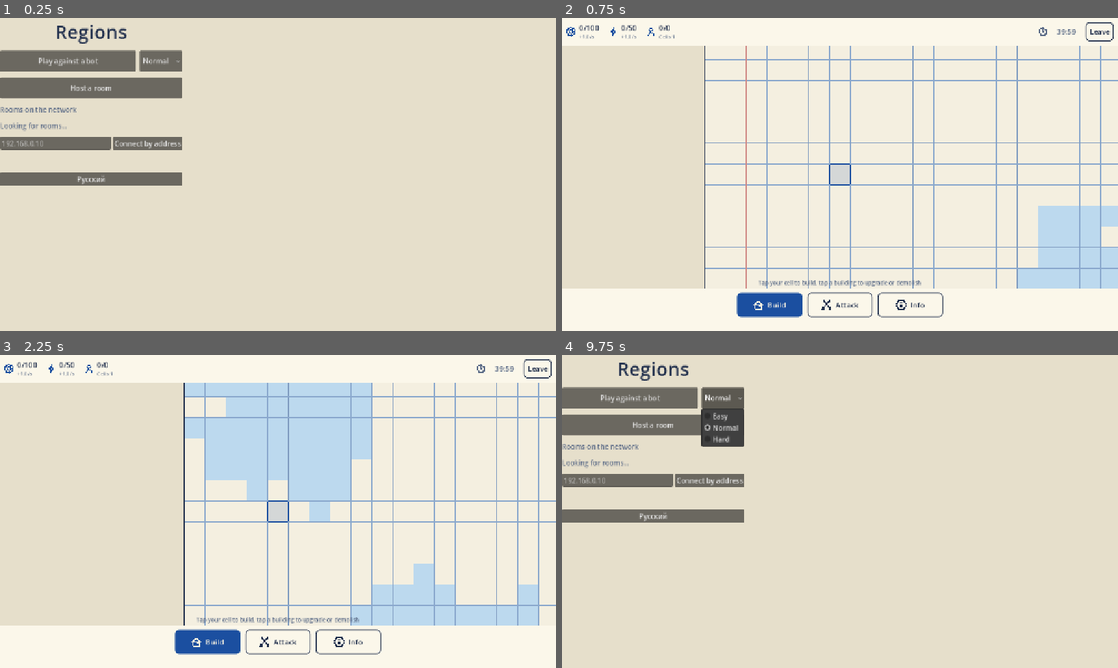
Above: before the commit, frames 1-4 (two rows, left to right).
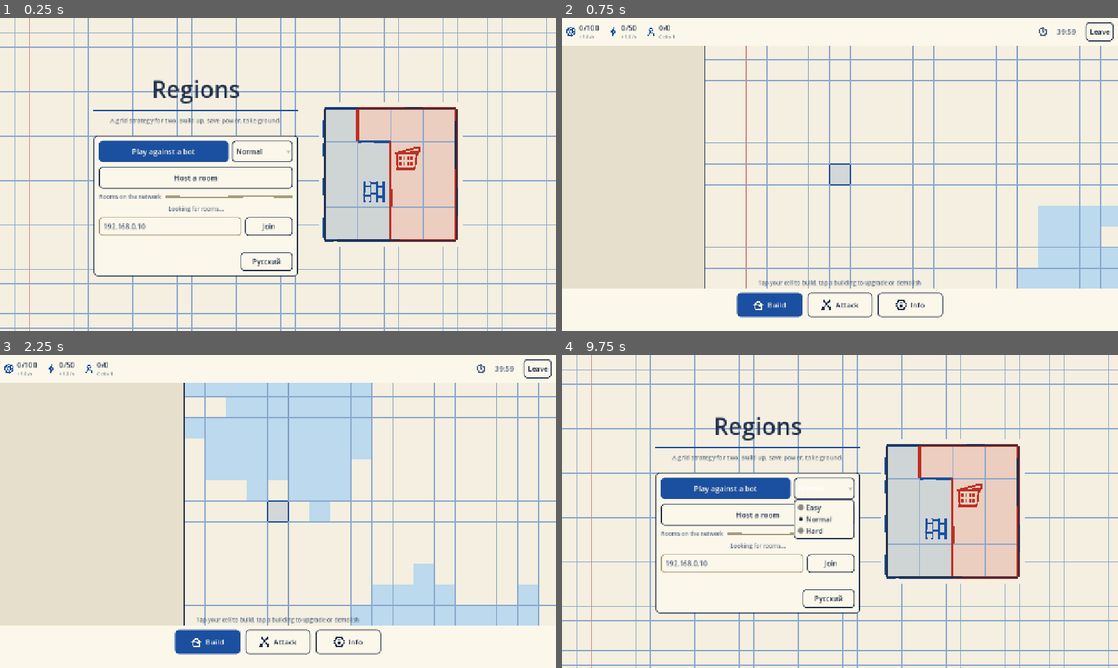
Above: after the commit, the same moments.

Repository: MatyanKass/regions-game
Game: Godot game, scene res://src/ui/main.tscn
Same seed, same stepped clock (60 frames per second), same inputs: the game is played once before the commit and once after it.
Inputs (mouse positions are in pixels of both pictures, inside the frame that each line leads up to):
- Up to frame 1 (0.25 s): no input
- Up to frame 2 (0.75 s): click "Play against a bot" at 0.5 s
- Up to frame 3 (2.25 s): click "Leave" at 1.25 s; click "Play against a bot" at 2 s
- Up to frame 4 (9.75 s): click (767, 642) at 2.77 s; click (840, 642) at 3.52 s; click (912, 642) at 4.27 s; click "Leave" at 5 s; click "Play against a bot" at 5.75 s; click (767, 642) at 6.52 s; click (840, 642) at 7.27 s; click (912, 642) at 8.02 s; click "Leave" at 8.75 s; click "Normal" at 9.5 s

The runs differ from the first frame. In frame 1, 30% of the frame differs, in the area x 0-100%, y 0-100%; in frame 2, less than 0.1%; in frame 3, less than 0.1%; in frame 4, 30%.

Commit message:
The lobby redrawn, and enough music to stop it repeating
The lobby was the engine's default theme piled into the top left corner. The cause
was structural: a Control whose parent is a plain Node has no rectangle to anchor
against, so it collapsed to its minimum size at the origin. It is a CanvasLayer now,
laid out on the same squared paper as the match, with the buttons, dropdown and
text field all wearing the paper styling instead of the engine's dark default, and
the game's own board art filling the half of the screen that was empty.

Ten more CC0 tracks, seven calm and six tense in total, re-encoded from WAV where
the source shipped that way so the download does not balloon. A track is never
picked twice in a row: with a dozen of them, a repeat is the one thing a player
notices.

Also stops the screenshot tool's synthetic tap from firing on the lobby, where it
was pressing whichever button happened to sit in the middle of the screen.

40 tests, lockstep verified.

Diff:
--- a/src/ui/i18n.gd
+++ b/src/ui/i18n.gd
@@ -8,6 +8,8 @@
 const STRINGS := {
 	"app_title": {"ru": "Regions", "en": "Regions"},
 	"host_game": {"ru": "Создать комнату", "en": "Host a room"},
+	"tagline": {"ru": "Клеточная стратегия на двоих. Строй, копи силу, забирай клетки.",
+		"en": "A grid strategy for two. Build up, save power, take ground."},
 	"rooms": {"ru": "Комнаты в сети", "en": "Rooms on the network"},
 	"searching": {"ru": "Идёт поиск комнат…", "en": "Looking for rooms…"},
 	"no_rooms": {"ru": "Комнат не найдено", "en": "No rooms found"},
--- a/src/ui/lobby_screen.gd
+++ b/src/ui/lobby_screen.gd
@@ -1,92 +1,52 @@
-# The lobby: host a room, or pick one of the rooms shouting on the local network.
-# Typing an address stays available because some networks drop broadcast traffic.
+# The lobby: play the bot, host a room, or join one of the rooms shouting on the local
+# network. Typing an address stays available because some networks drop broadcast
+# traffic.
+#
+# A CanvasLayer rather than a plain Control: a Control whose parent is an ordinary Node
+# has no rectangle to anchor against, which is how this screen previously ended up piled
+# into the top left corner at its minimum size.
 class_name LobbyScreen
-extends Control
+extends CanvasLayer
 
 # The chosen difficulty survives a language switch, which rebuilds this screen.
 static var bot_level: int = BotPlayer.Level.NORMAL
+
+const CARD_WIDTH := 470
+const WIDE_ENOUGH := 980   # below this the decorative board is dropped
 
 var _status: Label
 var _rooms_box: VBoxContainer
 var _address: LineEdit
-var _language_button: Button
 var _level_button: OptionButton
 
 func _ready() -> void:
-	set_anchors_preset(Control.PRESET_FULL_RECT)
-
-	var background := ColorRect.new()
-	background.color = Ink.PAPER
-	background.set_anchors_preset(Control.PRESET_FULL_RECT)
-	background.mouse_filter = Control.MOUSE_FILTER_IGNORE
-	add_child(background)
-
-	var centre := VBoxContainer.new()
-	centre.set_anchors_preset(Control.PRESET_CENTER)
-	centre.add_theme_constant_override("separation", 14)
-	centre.custom_minimum_size = Vector2(420, 0)
-	add_child(centre)
-
-	var title := Label.new()
-	title.text = I18n.t("app_title")
-	title.horizontal_alignment = HORIZONTAL_ALIGNMENT_CENTER
-	title.add_theme_font_size_override("font_size", 44)
-	title.add_theme_color_override("font_color", Ink.INK)
-	centre.add_child(title)
-
-	# Practice comes first: it is the one thing a player alone with the phone can do.
-	var practice_row := HBoxContainer.new()
-	practice_row.add_theme_constant_override("separation", 8)
-	var practice_button := Button.new()
-	practice_button.text = I18n.t("practice")
-	practice_button.custom_minimum_size.y = 48
-	practice_button.size_flags_horizontal = Control.SIZE_EXPAND_FILL
-	practice_button.pressed.connect(_on_practice)
-	practice_row.add_child(practice_button)
-	_level_button = OptionButton.new()
-	_level_button.tooltip_text = I18n.t("difficulty")
-	for level in [BotPlayer.Level.EASY, BotPlayer.Level.NORMAL, BotPlayer.Level.HARD]:
-		_level_button.add_item(I18n.bot_level_name(level), level)
-	_level_button.select(_level_button.get_item_index(bot_level))
-	_level_button.item_selected.connect(func(index: int): bot_level = _level_button.get_item_id(index))
-	practice_row.add_child(_level_button)
-	centre.add_child(practice_row)
-
-	var host_button := Button.new()
-	host_button.text = I18n.t("host_game")
-	host_button.custom_minimum_size.y = 48
-	host_button.pressed.connect(_on_host)
-	centre.add_child(host_button)
-
-	var rooms_title := Label.new()
-	rooms_title.text = I18n.t("rooms")
-	rooms_title.add_theme_color_override("font_color", Ink.INK_SOFT)
-	centre.add_child(rooms_title)
-
-	_rooms_box = VBoxContainer.new()
-	_rooms_box.add_theme_constant_override("separation", 6)
-	centre.add_child(_rooms_box)
-
-	var manual := HBoxContainer.new()
-	_address = LineEdit.new()
-	_address.placeholder_text = "192.168.0.10"
-	_address.size_flags_horizontal = Control.SIZE_EXPAND_FILL
-	manual.add_child(_address)
-	var join := Button.new()
-	join.text = I18n.t("join_by_ip")
-	join.pressed.connect(func(): _join(_address.text.strip_edges()))
-	manual.add_child(join)
-	centre.add_child(manual)
-
-	_status = Label.new()
-	_status.horizontal_alignment = HORIZONTAL_ALIGNMENT_CENTER
-	_status.add_theme_color_override("font_color", Ink.INK_SOFT)
-	centre.add_child(_status)
-
-	_language_button = Button.new()
-	_language_button.text = I18n.t("language")
-	_language_button.pressed.connect(_on_language)
-	centre.add_child(_language_button)
+	var paper := UiKit.Paper.new()
+	paper.set_anchors_preset(Control.PRESET_FULL_RECT)
+	paper.mouse_filter = Control.MOUSE_FILTER_IGNORE
+	add_child(paper)
+
+	var frame := MarginContainer.new()
+	frame.set_anchors_preset(Control.PRESET_FULL_RECT)
+	for side in ["left", "right", "top", "bottom"]:
+		frame.add_theme_constant_override("margin_" + side, 28)
+	add_child(frame)
+
+	var columns := HBoxContainer.new()
+	columns.alignment = BoxContainer.ALIGNMENT_CENTER
+	columns.add_theme_constant_override("separation", 48)
+	frame.add_child(columns)
+
+	columns.add_child(_menu_column())
+
+	# The board on the right is the game's own icon art, blown up. It fills what was an
+	# empty half of the screen with something that says what the game is.
+	if get_viewport().get_visible_rect().size.x >= WIDE_ENOUGH:
+		var art := IconArt.new()
+		art.custom_minimum_size = Vector2(330, 330)
+		art.transparent = false
+		art.inset = 0.04
+		art.size_flags_vertical = Control.SIZE_SHRINK_CENTER
+		columns.add_child(art)
 
 	Net.rooms_changed.connect(_refresh_rooms)
 	Net.lobby_status.connect(func(text: String): _status.text = text)
@@ -95,6 +55,123 @@
 	Net.browse_rooms()
 	_refresh_rooms()
 
+func _menu_column() -> Control:
+	var column := VBoxContainer.new()
+	column.custom_minimum_size = Vector2(CARD_WIDTH, 0)
+	column.size_flags_vertical = Control.SIZE_SHRINK_CENTER
+	column.add_theme_constant_override("separation", 4)
+
+	var title := UiKit.heading(I18n.t("app_title"), 54)
+	title.horizontal_alignment = HORIZONTAL_ALIGNMENT_CENTER
+	column.add_child(title)
+
+	var underline := UiKit.Underline.new()
+	underline.custom_minimum_size = Vector2(0, 18)
+	underline.colour = Ink.PENS[0]
+	column.add_child(underline)
+
+	var subtitle := UiKit.body(I18n.t("tagline"), 14, Ink.INK_SOFT)
+	subtitle.horizontal_alignment = HORIZONTAL_ALIGNMENT_CENTER
+	subtitle.autowrap_mode = TextServer.AUTOWRAP_WORD_SMART
+	column.add_child(subtitle)
+
+	var spacer := Control.new()
+	spacer.custom_minimum_size = Vector2(0, 16)
+	column.add_child(spacer)
+
+	var card := PanelContainer.new()
+	UiKit.panel(card)
+	column.add_child(card)
+	card.add_child(_card_contents())
+	return column
+
+func _card_contents() -> Control:
+	var box := VBoxContainer.new()
+	box.add_theme_constant_override("separation", 10)
+
+	# Practice comes first: it is the one thing a player alone with a phone can do.
+	var practice_row := HBoxContainer.new()
+	practice_row.add_theme_constant_override("separation", 8)
+	var practice := _big_button(I18n.t("practice"), Ink.PENS[0], true)
+	practice.size_flags_horizontal = Control.SIZE_EXPAND_FILL
+	practice.pressed.connect(_on_practice)
+	practice_row.add_child(practice)
+
+	_level_button = OptionButton.new()
+	_level_button.custom_minimum_size = Vector2(140, 50)
+	_level_button.tooltip_text = I18n.t("difficulty")
+	for level in [BotPlayer.Level.EASY, BotPlayer.Level.NORMAL, BotPlayer.Level.HARD]:
+		_level_button.add_item(I18n.bot_level_name(level), level)
+	_level_button.select(_level_button.get_item_index(bot_level))
+	_level_button.item_selected.connect(func(index: int): bot_level = _level_button.get_item_id(index))
+	UiKit.option(_level_button)
+	practice_row.add_child(_level_button)
+	box.add_child(practice_row)
+
+	var host := _big_button(I18n.t("host_game"))
+	host.pressed.connect(_on_host)
+	box.add_child(host)
+
+	box.add_child(_divider(I18n.t("rooms")))
+
+	_rooms_box = VBoxContainer.new()
+	_rooms_box.add_theme_constant_override("separation", 6)
+	box.add_child(_rooms_box)
+
+	var manual := HBoxContainer.new()
+	manual.add_theme_constant_override("separation", 8)
+	_address = LineEdit.new()
+	_address.placeholder_text = "192.168.0.10"
+	_address.custom_minimum_size.y = 42
+	_address.size_flags_horizontal = Control.SIZE_EXPAND_FILL
+	UiKit.line_edit(_address)
+	_address.text_submitted.connect(func(text: String): _join(text.strip_edges()))
+	manual.add_child(_address)
+	var join := Button.new()
+	join.text = I18n.t("join")
+	join.custom_minimum_size = Vector2(110, 42)
+	UiKit.button(join)
+	join.pressed.connect(func(): _join(_address.text.strip_edges()))
+	manual.add_child(join)
+	box.add_child(manual)
+
+	_status = UiKit.body("", 13, Ink.INK_SOFT)
+	_status.horizontal_alignment = HORIZONTAL_ALIGNMENT_CENTER
+	box.add_child(_status)
+
+	var footer := HBoxContainer.new()
+	footer.alignment = BoxContainer.ALIGNMENT_END
+	var language := Button.new()
+	language.text = I18n.t("language")
+	language.custom_minimum_size = Vector2(120, 34)
+	UiKit.button(language)
+	language.pressed.connect(_on_language)
+	footer.add_child(language)
+	box.add_child(footer)
+	return box
+
+func _big_button(text: String, accent: Color = Ink.INK, filled: bool = false) -> Button:
+	var button := Button.new()
+	button.text = text
+	button.custom_minimum_size.y = 50
+	button.add_theme_font_size_override("font_size", 17)
+	UiKit.button(button, accent, filled)
+	return button
+
+# A caption with a rule running off to the right: it separates the sections without
+# spending a whole line on a border.
+func _divider(text: String) -> Control:
+	var row := HBoxContainer.new()
+	row.add_theme_constant_override("separation", 10)
+	row.add_child(UiKit.body(text, 13, Ink.INK_SOFT))
+	var rule := UiKit.Underline.new()
+	rule.colour = Ink.SLOT_DARK
+	rule.custom_minimum_size = Vector2(0, 8)
+	rule.size_flags_horizontal = Control.SIZE_EXPAND_FILL
+	rule.size_flags_vertical = Control.SIZE_SHRINK_CENTER
+	row.add_child(rule)
+	return row
+
 func _on_practice() -> void:
 	Net.start_practice(bot_level)
 
@@ -115,19 +192,19 @@
 	for child in _rooms_box.get_children():
 		child.queue_free()
 	if Net.discovery.rooms.is_empty():
-		var empty := Label.new()
-		empty.text = I18n.t("searching")
-		empty.add_theme_color_override("font_color", Ink.INK_SOFT)
+		var empty := UiKit.body(I18n.t("searching"), 13, Ink.INK_SOFT)
+		empty.horizontal_alignment = HORIZONTAL_ALIGNMENT_CENTER
 		_rooms_box.add_child(empty)
 		return
-	# Sort by address so the list does not jump around between broadcasts.
+	# Sort by address so the list does not jump about between broadcasts.
 	var addresses := Net.discovery.rooms.keys()
 	addresses.sort()
 	for ip in addresses:
 		var room: Dictionary = Net.discovery.rooms[ip]
 		var button := Button.new()
-		button.text = "%s  -  %s" % [str(room["name"]), ip]
-		button.custom_minimum_size.y = 40
+		button.text = "%s   ·   %s" % [str(room["name"]), ip]
+		button.custom_minimum_size.y = 44
+		UiKit.button(button, Ink.PENS[0])
 		button.pressed.connect(func(): _join(str(ip)))
 		_rooms_box.add_child(button)
 
--- a/src/ui/main.gd
+++ b/src/ui/main.gd
@@ -5,6 +5,7 @@
 var _screenshot_path := ""
 var _shot_countdown := 45
 var _shot_attack := false
+var _shot_lobby := false
 var _icon_dir := ""
 
 func _ready() -> void:
@@ -19,10 +20,15 @@
 			_screenshot_path = arg.substr(7)
 		if arg == "--shot-attack":
 			_shot_attack = true
+		if arg == "--shot-lobby":
+			_shot_lobby = true
 		if arg.begins_with("--icons="):
 			_icon_dir = arg.substr(8)
 	if not _icon_dir.is_empty():
 		_render_icons()
+		return
+	if _shot_lobby:
+		_open_lobby()
 		return
 	if args.has("--preview") or not _screenshot_path.is_empty():
 		Net.start_solo(20260905)
@@ -135,7 +141,8 @@
 	_shot_countdown -= 1
 	if _shot_countdown == 30 and _shot_attack and _screen is MatchScreen:
 		(_screen as MatchScreen).set_mode(MatchScreen.Mode.ATTACK)
-	if not _shot_attack and (_shot_countdown == 25 or _shot_countdown == 23):
+	if not _shot_attack and not _shot_lobby \
+			and (_shot_countdown == 25 or _shot_countdown == 23):
 		var touch := InputEventScreenTouch.new()
 		touch.index = 0
 		touch.position = get_viewport().get_visible_rect().size * 0.5
--- a/src/ui/music.gd
+++ b/src/ui/music.gd
@@ -15,6 +15,7 @@
 var _players: Dictionary = {}     # mood -> AudioStreamPlayer
 var _tracks: Dictionary = {}      # mood -> Array[AudioStream]
 var _mood := ""
+var _last_played: Dictionary = {}   # mood -> index of the track played last
 
 func _ready() -> void:
 	for mood in FOLDERS:
@@ -63,9 +64,16 @@
 	for mood in _players:
 		(_players[mood] as AudioStreamPlayer).stop()
 
+# Picks a track at random, but never the one that has just finished. With a dozen
+# tracks in the folders, hearing the same one twice in a row is the thing a player
+# actually notices.
 func _pick(mood: String) -> AudioStream:
 	var list: Array = _tracks[mood]
-	return list[randi() % list.size()]
+	var index := randi() % list.size()
+	if list.size() > 1 and index == int(_last_played.get(mood, -1)):
+		index = (index + 1 + randi() % (list.size() - 1)) % list.size()
+	_last_played[mood] = index
+	return list[index]
 
 func _on_finished(mood: String) -> void:
 	if mood != _mood or (_tracks[mood] as Array).is_empty():
--- a/src/ui/ui_kit.gd
+++ b/src/ui/ui_kit.gd
@@ -83,6 +83,59 @@
 static func _click() -> void:
 	Sfx.play("tap")
 
+# Text fields and dropdowns get the same paper treatment as buttons, or they stand out
+# as the one part of the screen the engine styled instead of us.
+static func line_edit(node: LineEdit) -> void:
+	node.add_theme_stylebox_override("normal", box(Ink.PAPER_PANEL, Ink.SLOT_DARK, BORDER, RADIUS, 10))
+	node.add_theme_stylebox_override("focus", box(Ink.PAPER_PANEL, Ink.INK, BORDER, RADIUS, 10))
+	node.add_theme_color_override("font_color", Ink.INK)
+	node.add_theme_color_override("font_placeholder_color", Ink.INK_SOFT)
+	node.add_theme_color_override("caret_color", Ink.INK)
+
+static func option(node: OptionButton) -> void:
+	for state in ["normal", "hover", "pressed", "focus", "disabled"]:
+		node.add_theme_stylebox_override(state, box(Ink.PAPER_PANEL, Ink.INK, BORDER, RADIUS, 10))
+	node.add_theme_color_override("font_color", Ink.INK)
+	node.add_theme_color_override("font_hover_color", Ink.INK)
+	node.add_theme_color_override("font_pressed_color", Ink.INK)
+	node.add_theme_color_override("font_focus_color", Ink.INK)
+	var popup := node.get_popup()
+	popup.add_theme_stylebox_override("panel", box(Ink.PAPER_PANEL, Ink.INK, BORDER, RADIUS, 6))
+	popup.add_theme_color_override("font_color", Ink.INK)
+	popup.add_theme_color_override("font_hover_color", Ink.PAPER)
+	popup.add_theme_stylebox_override("hover", box(Ink.INK, Ink.INK, 0, 4, 4))
+
+# The page the whole interface sits on: paper, printed squares and the red margin rule,
+# so a menu looks like the same notebook the match is played in.
+class Paper:
+	extends Control
+	const SQUARE := 34.0
+
+	func _draw() -> void:
+		draw_rect(Rect2(Vector2.ZERO, size), Ink.PAPER, true)
+		var columns := int(size.x / SQUARE) + 1
+		var rows := int(size.y / SQUARE) + 1
+		for i in range(columns):
+			var x := i * SQUARE
+			draw_line(Vector2(x, 0), Vector2(x, size.y), Ink.GRID, 1.2)
+		for i in range(rows):
+			var y := i * SQUARE
+			draw_line(Vector2(0, y), Vector2(size.x, y), Ink.GRID, 1.2)
+		var margin_x := SQUARE * 2.0
+		Ink.line(self, Vector2(margin_x, 0), Vector2(margin_x, size.y), Ink.MARGIN, 2.0)
+
+	func _notification(what: int) -> void:
+		if what == NOTIFICATION_RESIZED:
+			queue_redraw()
+
+# A pen stroke under a heading, drawn rather than typed.
+class Underline:
+	extends Control
+	var colour := Ink.INK
+
+	func _draw() -> void:
+		Ink.line(self, Vector2(0, size.y * 0.5), Vector2(size.x, size.y * 0.5), colour, 3.0)
+
 static func heading(text: String, px: int = 20, colour: Color = Ink.INK) -> Label:
 	var label := Label.new()
 	label.text = text
Not shown, added: assets/music/calm/a_brand_new_wisdom.ogg.import
Not shown, added: assets/music/calm/junkala_title.ogg.import
Not shown, added: assets/music/calm/just_saying_tho.ogg.import
Not shown, added: assets/music/calm/swinging_sweet.ogg.import
Not shown, added: assets/music/calm/winter_dust.ogg.import
Not shown, added: assets/music/combat/junkala_level_1.ogg.import
Not shown, added: assets/music/combat/junkala_level_2.ogg.import
Not shown, added: assets/music/combat/junkala_level_3.ogg.import
Not shown, changed: export_presets.cfg
Not shown, changed: CREDITS.md
Not shown, changed: README.md
Not shown, added: assets/music/calm/a_brand_new_wisdom.ogg
(and 7 more such lines)
